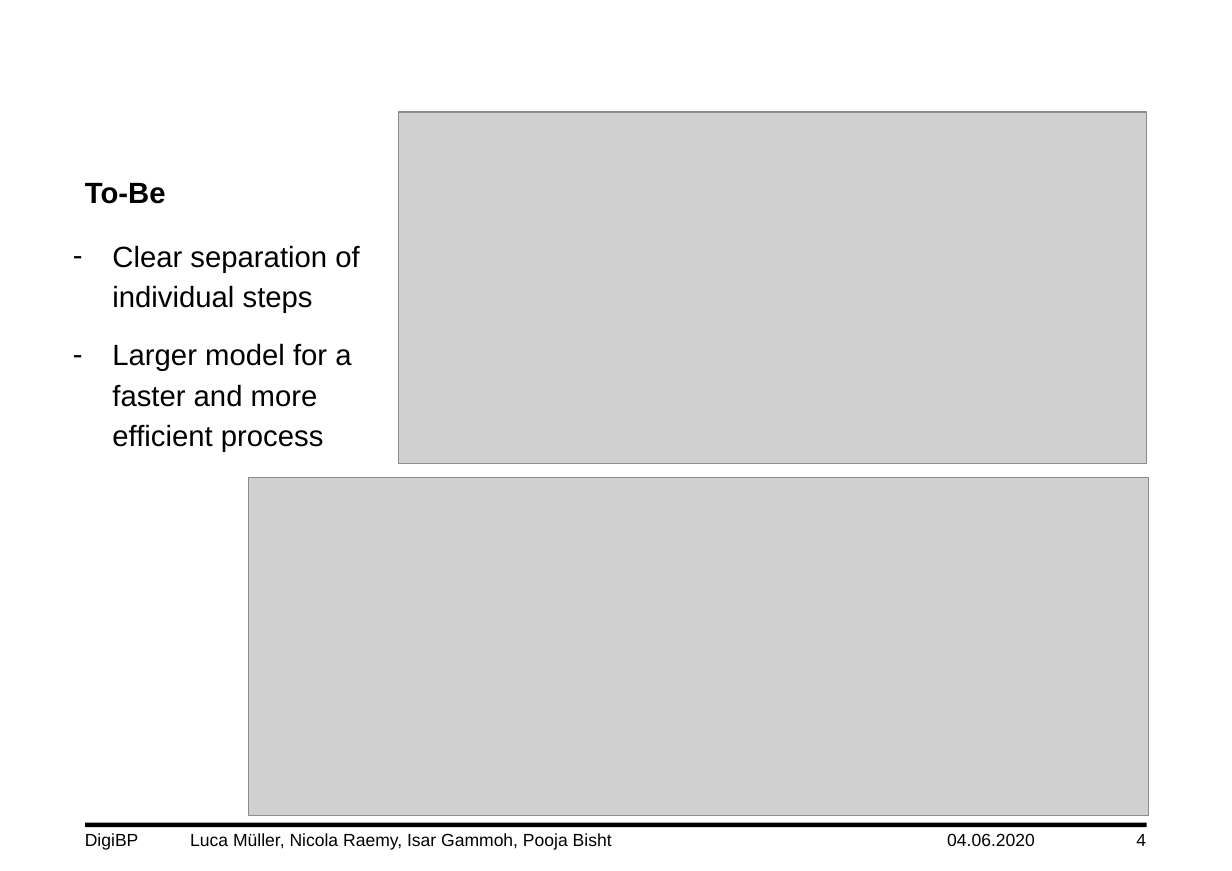
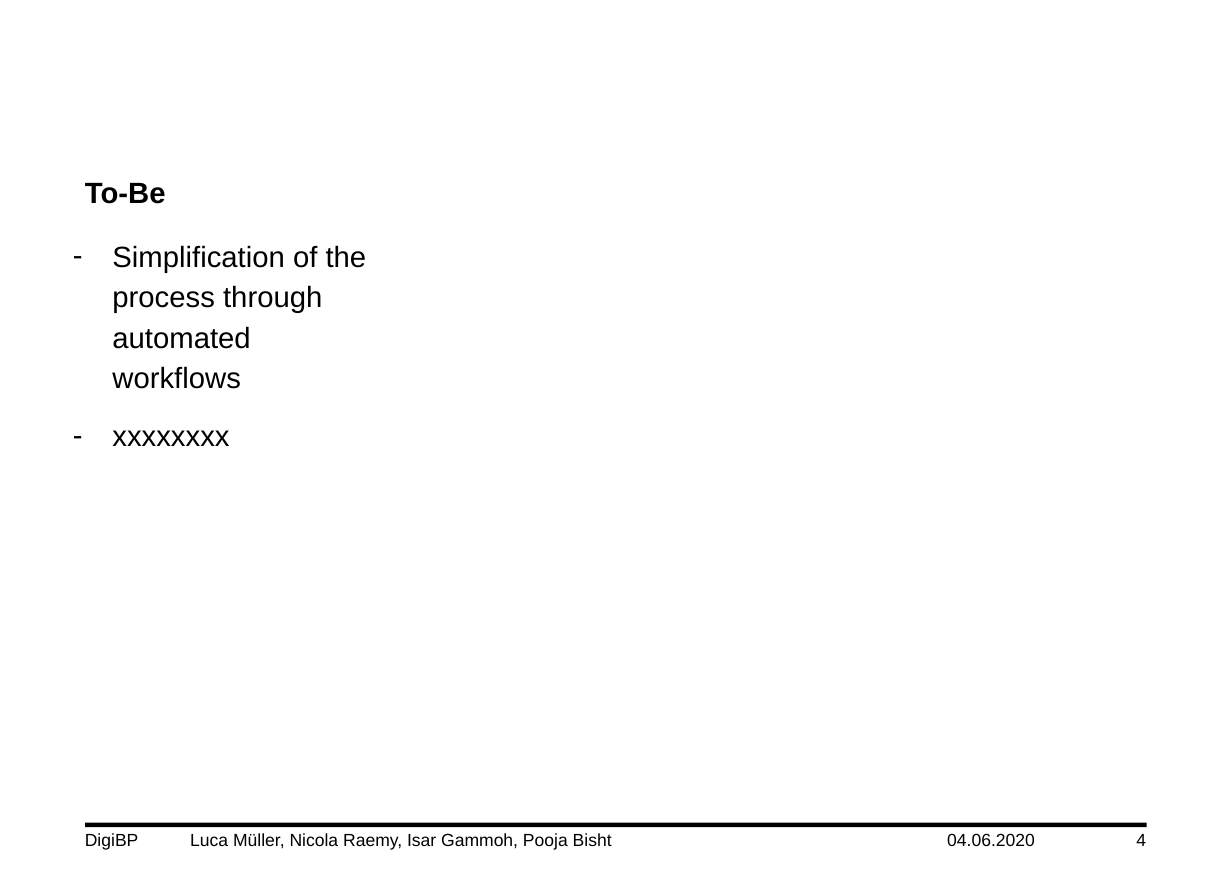
Before and after one commit to DigiBP/DigiBP_DanishBlue, a slide deck: slide 4 of Presentation/DigiBP_DanishBlue_Presentation_V0.3.pptx. Drawn at 1232x871 pixels with LibreOffice and Linux fonts; fonts in the diff are those of the drawing; grey boxes stand for pictures; background and template pictures are left out. Boxes give left, top, right and bottom in pixels: in the first picture for what was removed or moved away, otherwise in the second. Text is boxed around its words. In the diff, an @@ line names an element or a change of style, - is before the commit and + after.

```diff
--- a/Presentation/DigiBP_DanishBlue_Presentation_V0.3.pptx
+++ b/Presentation/DigiBP_DanishBlue_Presentation_V0.3.pptx
@@ picture removed at (399,112,1148,464) @@
@@ text at (112,245,367,446): text changed @@
-– Clear separation of individual steps
-– Larger model for a faster and more efficient process
+– Simplification of the process through automated workflows
+– xxxxxxxx
@@ picture removed at (249,477,1150,816) @@
```
Also in this commit, not shown: 6 other slides changed, 2 slides added.
